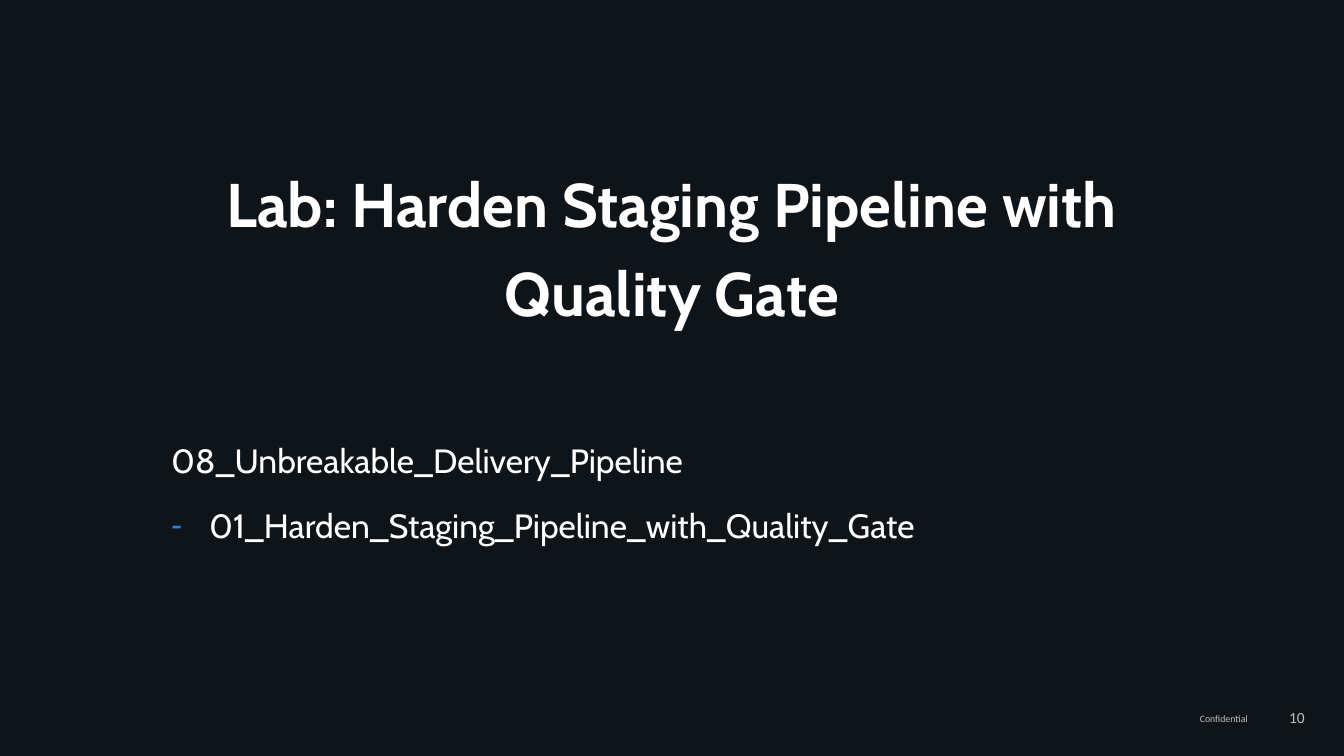
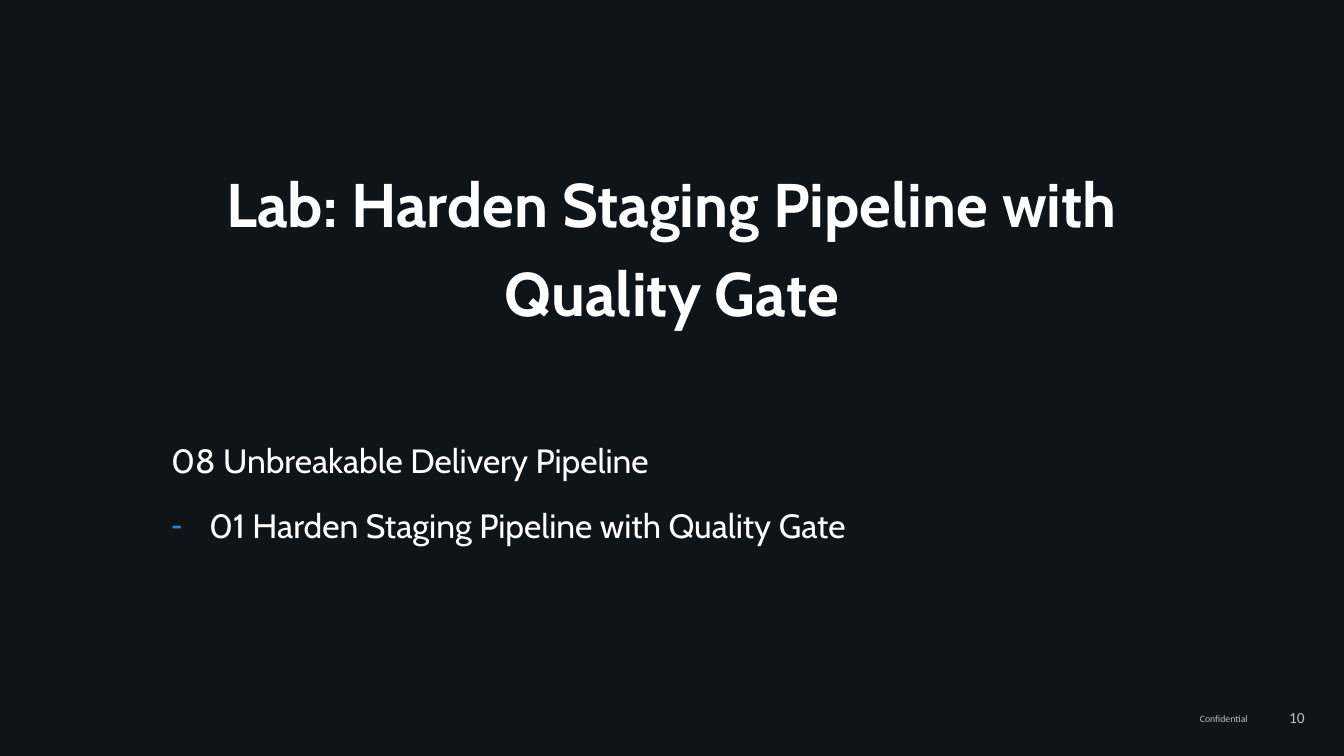
Before and after one commit to thiagobien/ACL, a slide deck: slide 10 of workshop/08_Unbreakable_Delivery_Pipeline/ACMWorkshop_Unbreakable_Delivery_Pipeline.pptx. Drawn at 1344x756 pixels with LibreOffice and Linux fonts; fonts in the diff are those of the drawing; background and template pictures are left out. Boxes give left, top, right and bottom in pixels: in the first picture for what was removed or moved away, otherwise in the second. Text is boxed around its words. In the diff, an @@ line names an element or a change of style, - is before the commit and + after.

```diff
--- a/workshop/08_Unbreakable_Delivery_Pipeline/ACMWorkshop_Unbreakable_Delivery_Pipeline.pptx
+++ b/workshop/08_Unbreakable_Delivery_Pipeline/ACMWorkshop_Unbreakable_Delivery_Pipeline.pptx
@@ text at <box>171,447,846,546</box>: text changed @@
-08_Unbreakable_Delivery_Pipeline
-– 01_Harden_Staging_Pipeline_with_Quality_Gate
+08 Unbreakable Delivery Pipeline
+– 01 Harden Staging Pipeline with Quality Gate
```
Also in this commit, not shown: 6 other slides changed, 2 other files.
